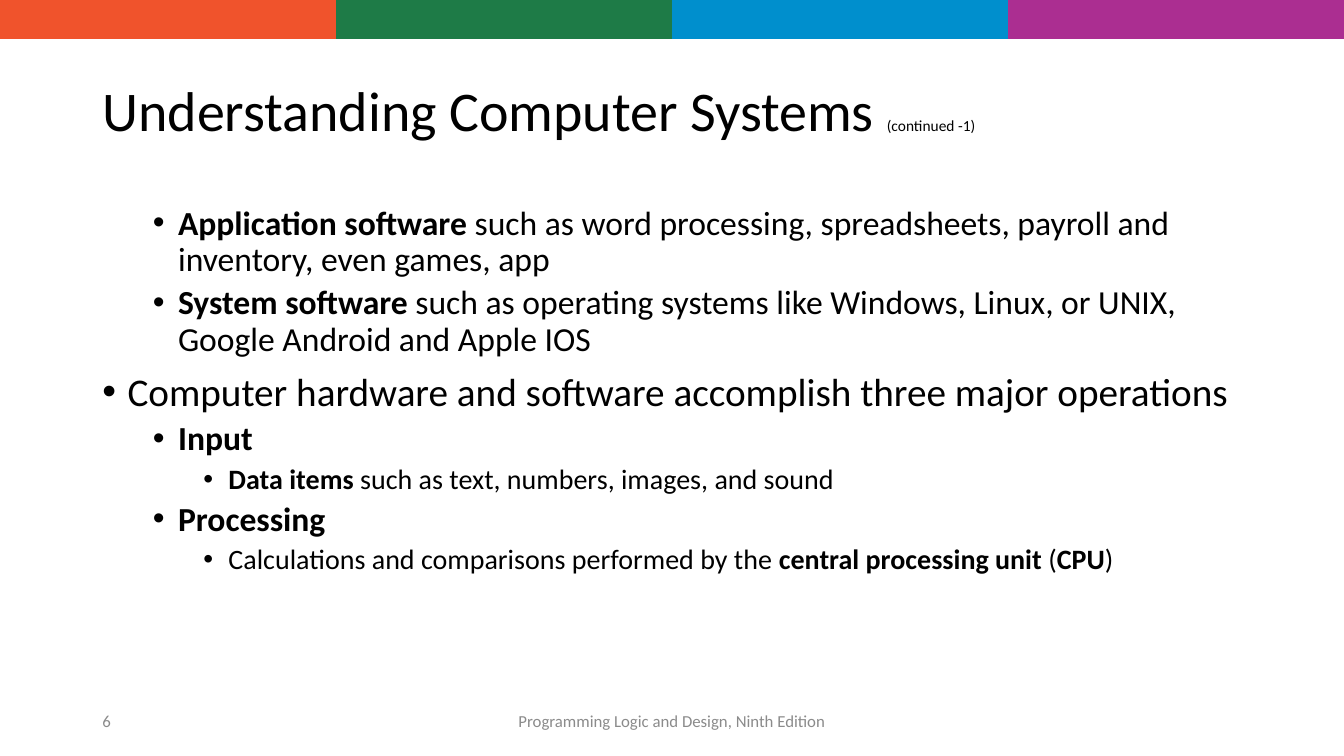
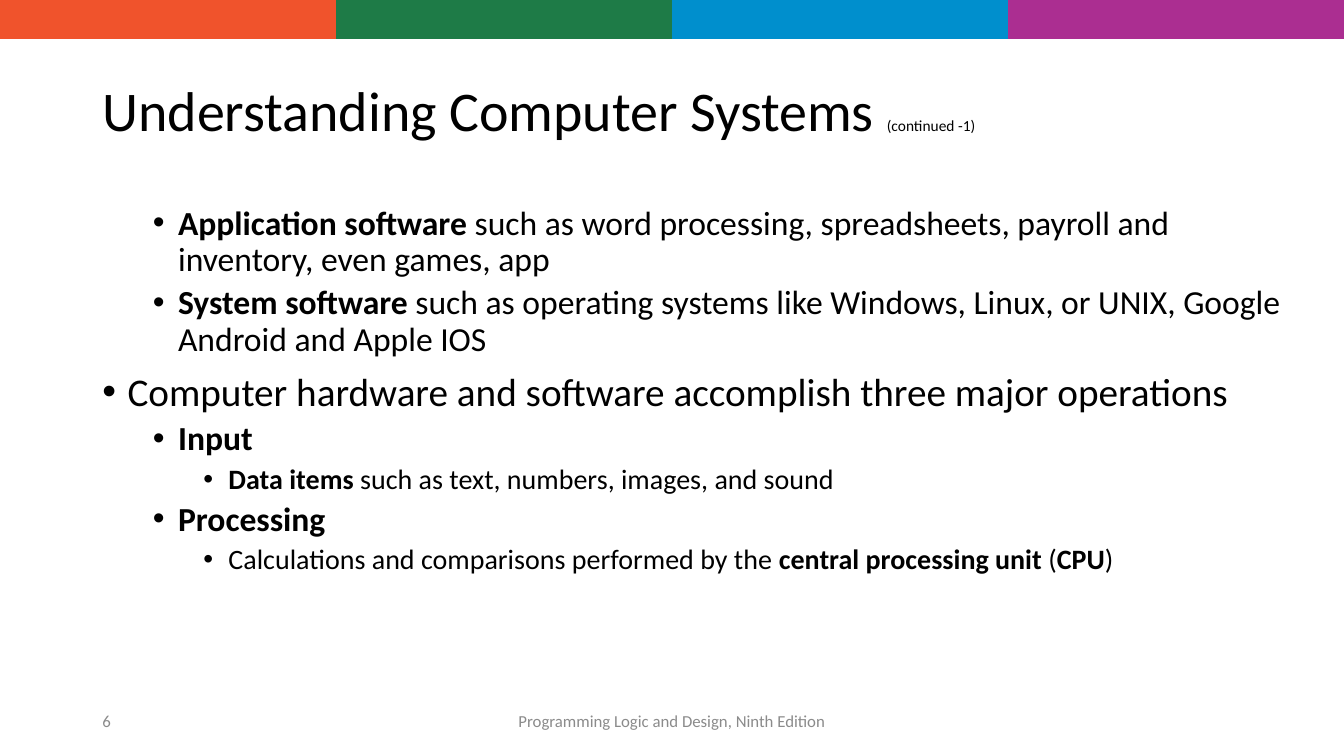
Before and after one commit to shyed2001/Utsho, a slide deck: slide 6 of OODP/OODP101_Week1.pptx. Drawn at 1344x756 pixels with LibreOffice and Linux fonts; fonts in the diff are those of the drawing; background and template pictures are left out. Boxes give left, top, right and bottom in pixels: in the first picture for what was removed or moved away, otherwise in the second. Text is boxed around its words. In the diff, an @@ line names an element or a change of style, - is before the commit and + after.

```diff
--- a/OODP/OODP101_Week1.pptx
+++ b/OODP/OODP101_Week1.pptx
@@ text "Application software such as word ..." rewrapped from box(128, 211, 1227, 574) to box(128, 211, 1280, 574) @@
```
Also in this commit, not shown: 8 other slides changed.
